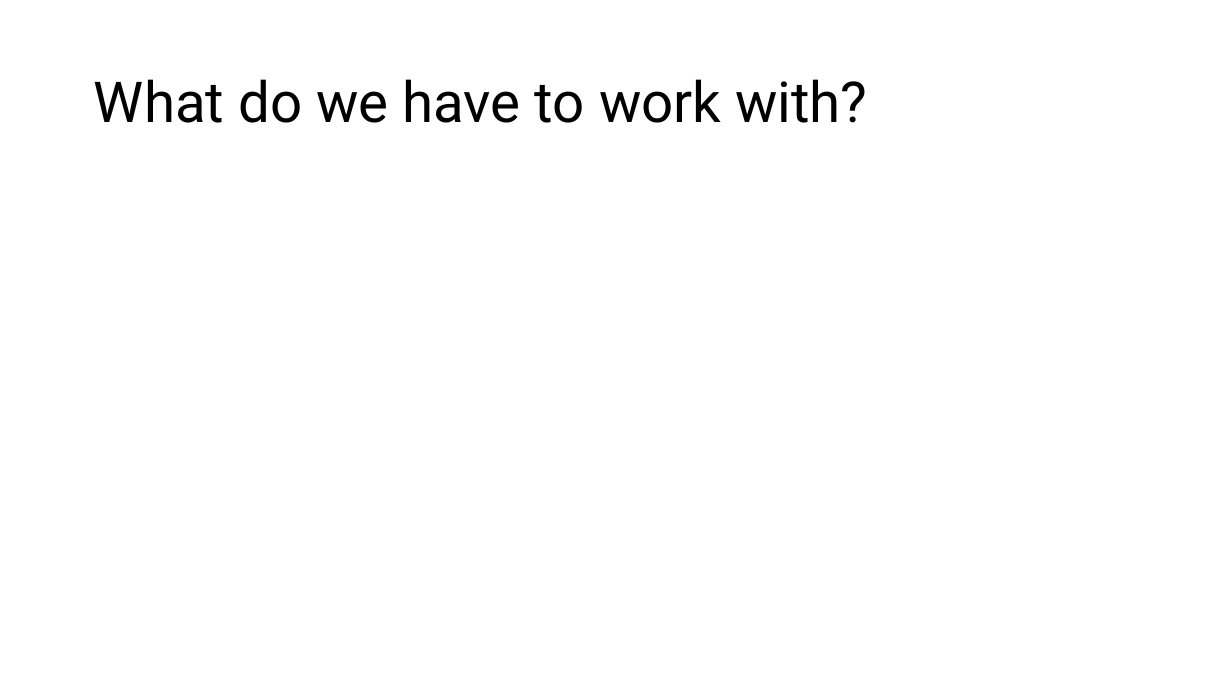
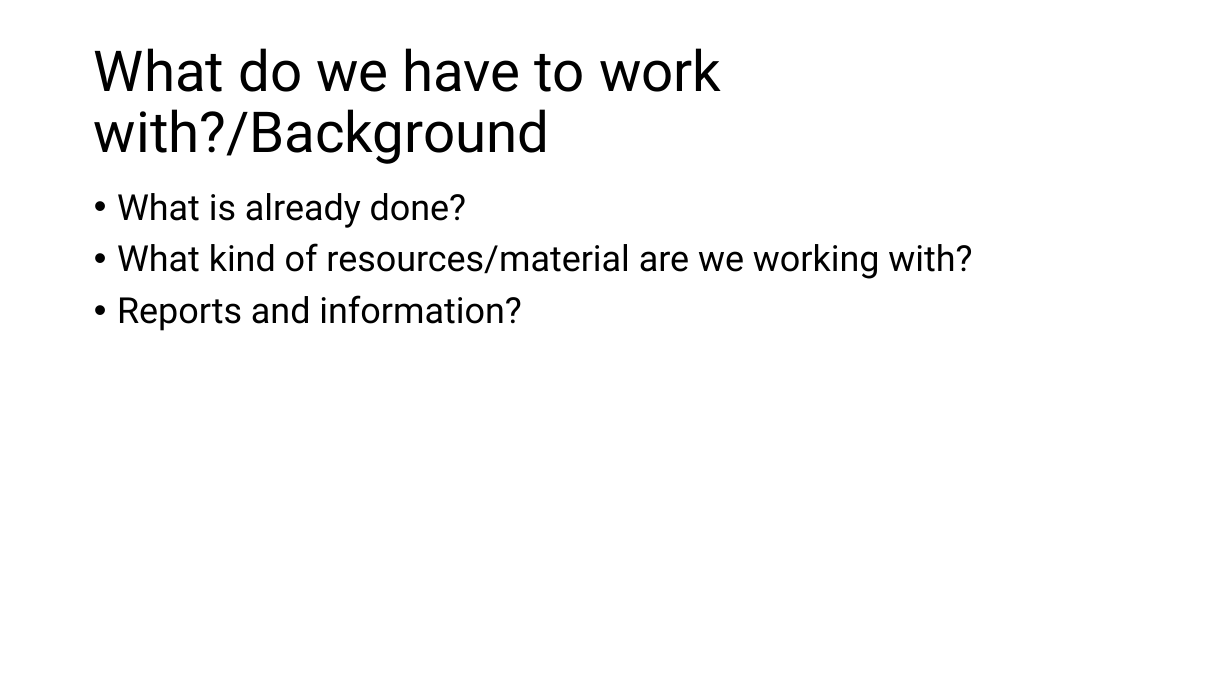
Before and after one commit to DanRyten/EXO1, a slide deck: slide 5 of Presentations/EXO1.pptx (slide 3 before the commit). Drawn at 1232x693 pixels with LibreOffice and Linux fonts; fonts in the diff are those of the drawing. Boxes give left, top, right and bottom in pixels: in the first picture for what was removed or moved away, otherwise in the second. Text is boxed around its words. In the diff, an @@ line names an element or a change of style, - is before the commit and + after.

```diff
--- a/Presentations/EXO1.pptx
+++ b/Presentations/EXO1.pptx
@@ title at bbox=[94, 48, 721, 164]: text changed @@
-What do we have to work with?
+What do we have to work with?/Background
@@ text added at bbox=[117, 193, 972, 331], 28 pt, text #000000 @@
+• What is already done?
+• What kind of resources/material are we working with?
+• Reports and information?
```
Also in this commit, not shown: 2 other slides changed, 2 slides added, 1 slide removed.
